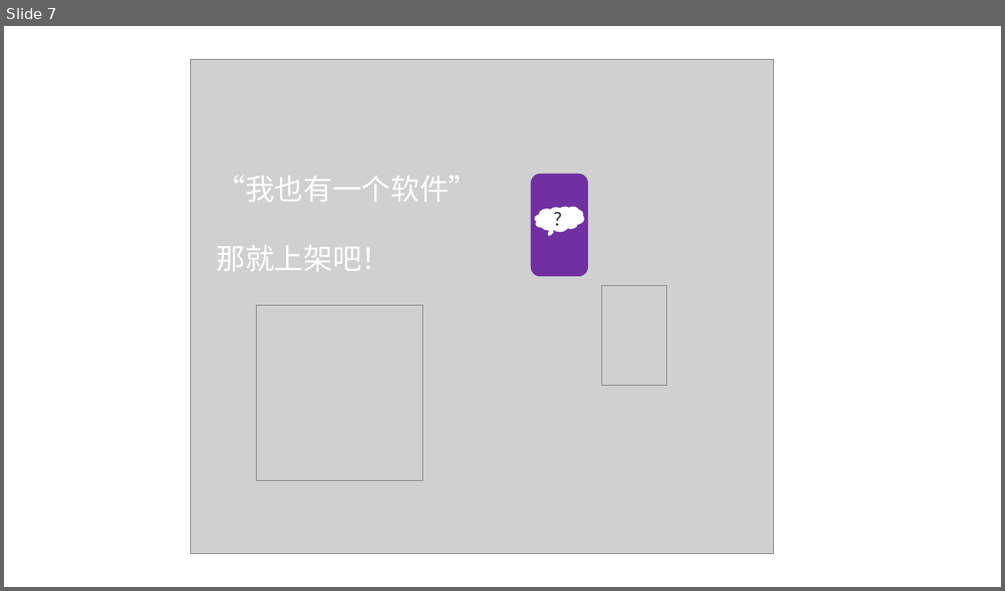
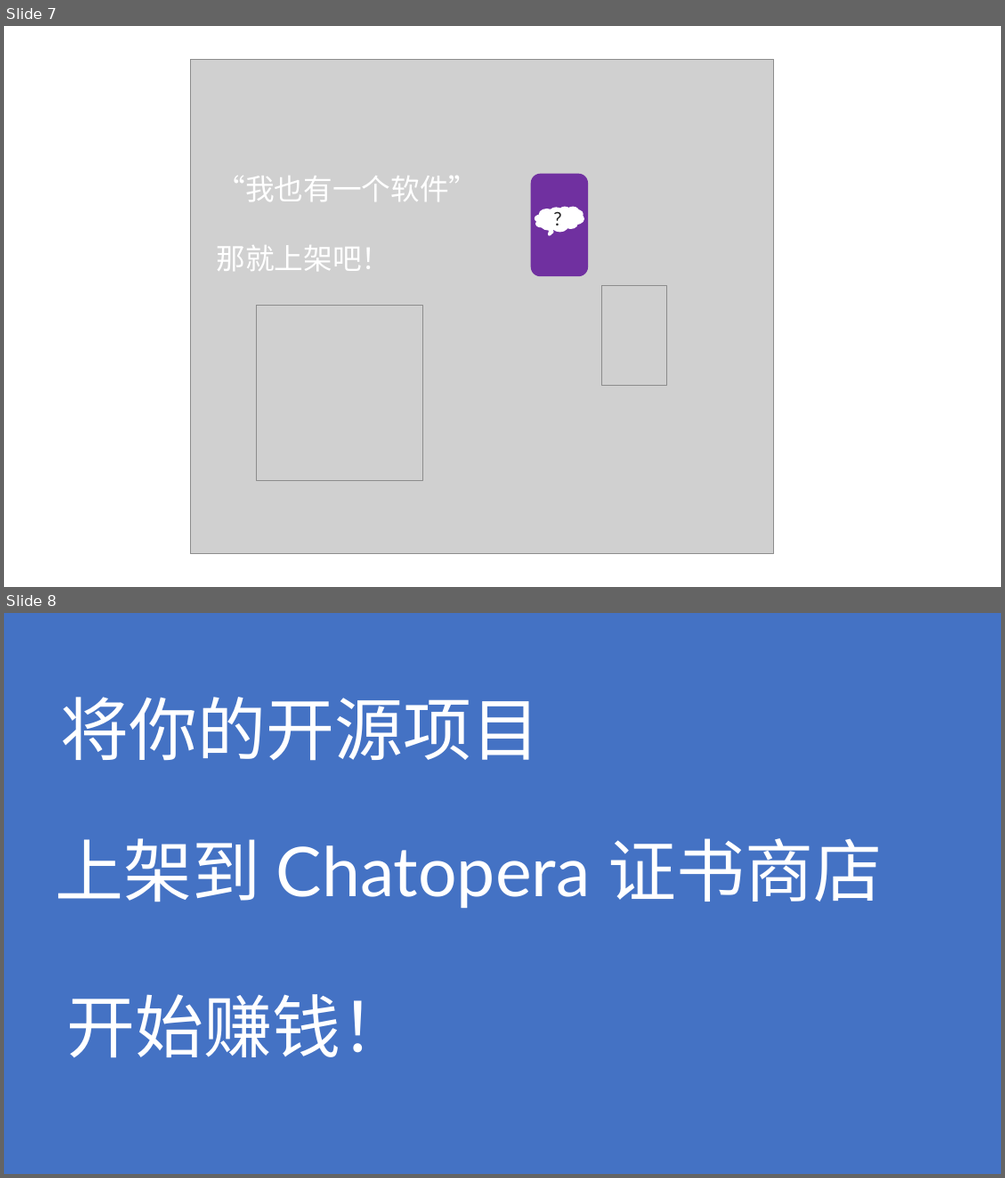
Before and after one commit to chatopera/store-docs, a slide deck: assets/2023_11_03_ChatoperaStoreDocs.pptx. Shown one above the other, each under a label of ours: slide 7 before the commit, slides 7 and 8 after it. The pictures are 1005x591 and 1005x1178 pixels, drawn with LibreOffice and Linux fonts; fonts in the diff are those of the drawing; grey boxes stand for pictures. Boxes give left, top, right and bottom in pixels: in the first picture for what was removed or moved away, otherwise in the second. Text is boxed around its words. In the diff, an @@ line names an element or a change of style, - is before the commit and + after.

```diff
--- a/assets/2023_11_03_ChatoperaStoreDocs.pptx
+++ b/assets/2023_11_03_ChatoperaStoreDocs.pptx
@@ slide 8 added at <box>4,613,1001,1174</box>, background #FFFFFF @@
@@ rectangle added at <box>4,613,1001,1174</box>, fill #4472C4 @@
@@ text added at <box>61,697,541,761</box>, 66 pt, text #FFFFFF @@
+将你的开源项目
@@ text added at <box>56,838,882,908</box>, 66 pt, text #FFFFFF @@
+上架到 Chatopera 证书商店
@@ text added at <box>67,994,410,1058</box>, 66 pt, text #FFFFFF @@
+开始赚钱！
```
Also in this commit, not shown: 1 slide removed, 2 other files.
